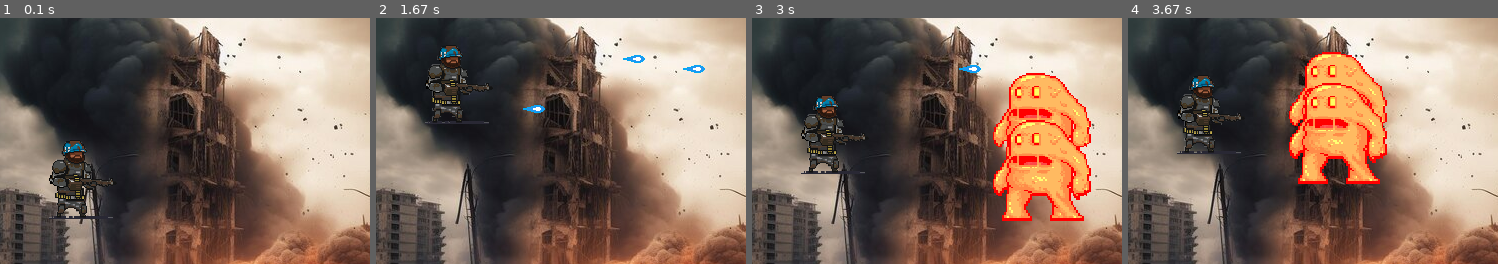
Above: before the commit, frames 1-4 (left to right).
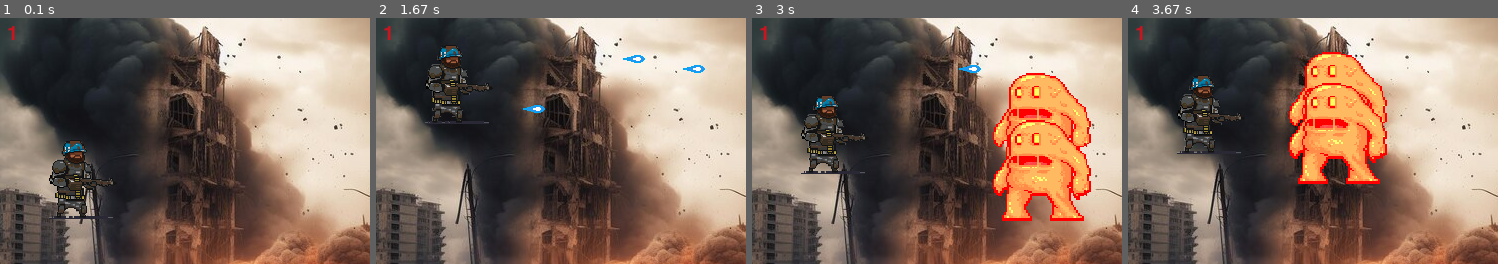
Above: after the commit, the same moments.

Repository: Zack-D-44/Monster-shooter-Pygame-game
Game: pygame game, started from main.py
Same seed, same stepped clock (60 frames per second), same inputs: the game is played once before the commit and once after it.
Inputs:
- Up to frame 1 (0.1 s): no input
- Up to frame 2 (1.67 s): tap Space at 0.33, 0.73, 1.03, 1.23, 1.57 s; hold W 0.67-1.13 s; hold S 1.17-1.47 s; hold W from 1.5 s (still down)
- Up to frame 3 (3 s): release W at 1.87 s; hold S 1.9-2.27 s; tap Space at 1.97, 2.37, 2.7 s; hold W 2.3-2.6 s; hold S 2.63-2.93 s; hold W from 2.97 s (still down)
- Up to frame 4 (3.67 s): tap Space at 3.03, 3.43 s; release W at 3.33 s; hold S from 3.37 s (still down)
The pictures show only the part of the screen within x 0-50%, y 6-56%; the shares and areas given below are measured in that part.

The runs differ from the first frame. In frame 1, less than 0.1% of the frame differs, in the area x 2-5%, y 3-9%; in frame 2, less than 0.1%; in frame 3, less than 0.1%; in frame 4, less than 0.1%.

Commit message:
Adding a round counter

Diff:
--- a/game.py
+++ b/game.py
@@ -150,6 +150,9 @@
         healthText = self.font.render(f'{health}', True, (255,0,0))
         self.screen.blit(healthText, (360, 10))
 
+    def drawRound(self, round):
+        roundText = self.font.render(f'{round}', True, (200,21,32))
+        self.screen.blit(roundText, (10, 35))
 
 #Class that handles player powerups
 '''class PowerUps(pygame.sprite.Sprite):
@@ -367,6 +370,7 @@
                         self.enemySpeed += 1
                         self.round += 1
                         self.enemies.empty()
+                        self.uiInfo.drawRound(self.round)
 
 
                     else:
@@ -422,6 +426,7 @@
         self.bullets.draw(self.screen)
         self.uiInfo.drawScore(self.enemiesKilled)
         self.uiInfo.drawHealth(self.player.health)
+        self.uiInfo.drawRound(self.round)
         #self.powerUps.powerUpUpdate(self.powerUps.hPowerUpRect, self.powerUps.hPowerUpImage)
 
         #self.powerUps.powerUpUpdate(self.powerUps.fRatePowerUpRect, self.powerUps.fRatePowerUpImage)
